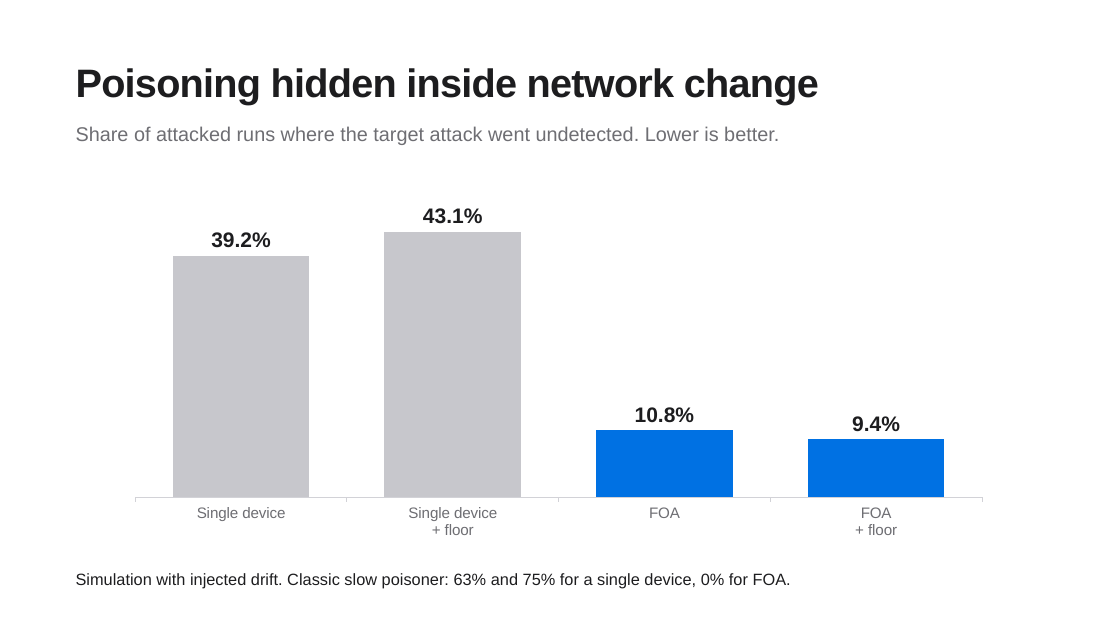
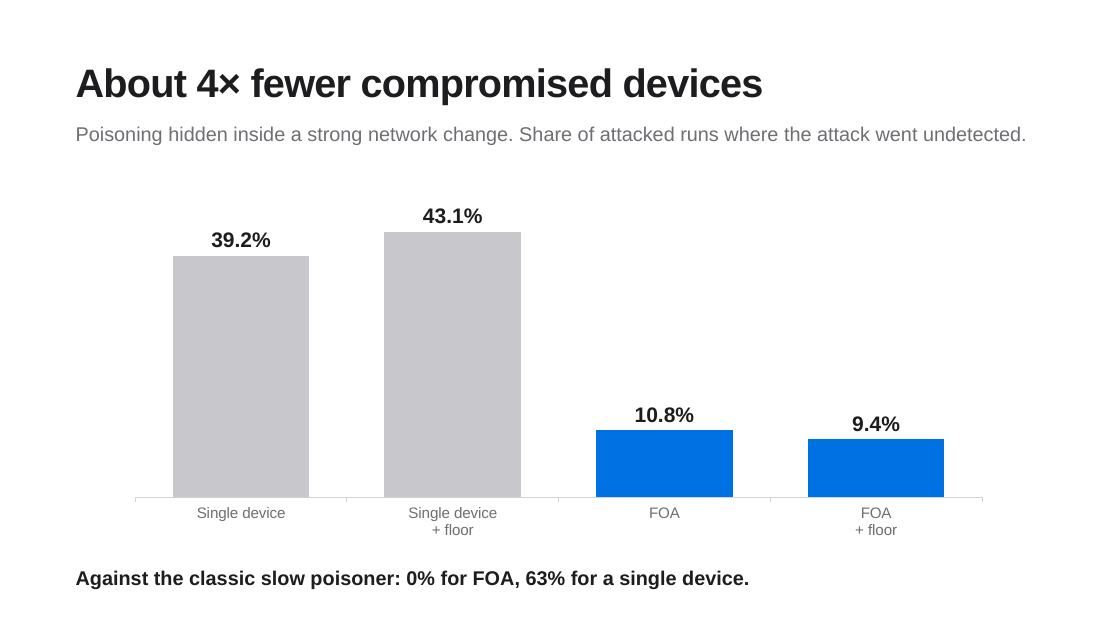
Before and after one commit to IOT-snu/brainstorming, a slide deck: slide 8 of G04_FOA_Final.pptx. Drawn at 1120x630 pixels with LibreOffice and Linux fonts; fonts in the diff are those of the drawing. Boxes give left, top, right and bottom in pixels: in the first picture for what was removed or moved away, otherwise in the second. Text is boxed around its words. In the diff, an @@ line names an element or a change of style, - is before the commit and + after.

```diff
--- a/G04_FOA_Final.pptx
+++ b/G04_FOA_Final.pptx
@@ text at <box>76,68,764,105</box>: text changed @@
-Poisoning hidden inside network change
+About 4× fewer compromised devices
@@ text at <box>76,126,1027,145</box>: text changed @@
-Share of attacked runs where the target attack went undetected. Lower is better.
+Poisoning hidden inside a strong network change. Share of attacked runs where the attack went undetected.
@@ text at <box>76,570,749,589</box>: text changed; size 14 to 17 pt; bold on @@
-Simulation with injected drift. Classic slow poisoner: 63% and 75% for a single device, 0% for FOA.
+Against the classic slow poisoner: 0% for FOA, 63% for a single device.
```
Also in this commit, not shown: 12 other slides changed, 2 slides added, 4 slides removed, 3 other files.
